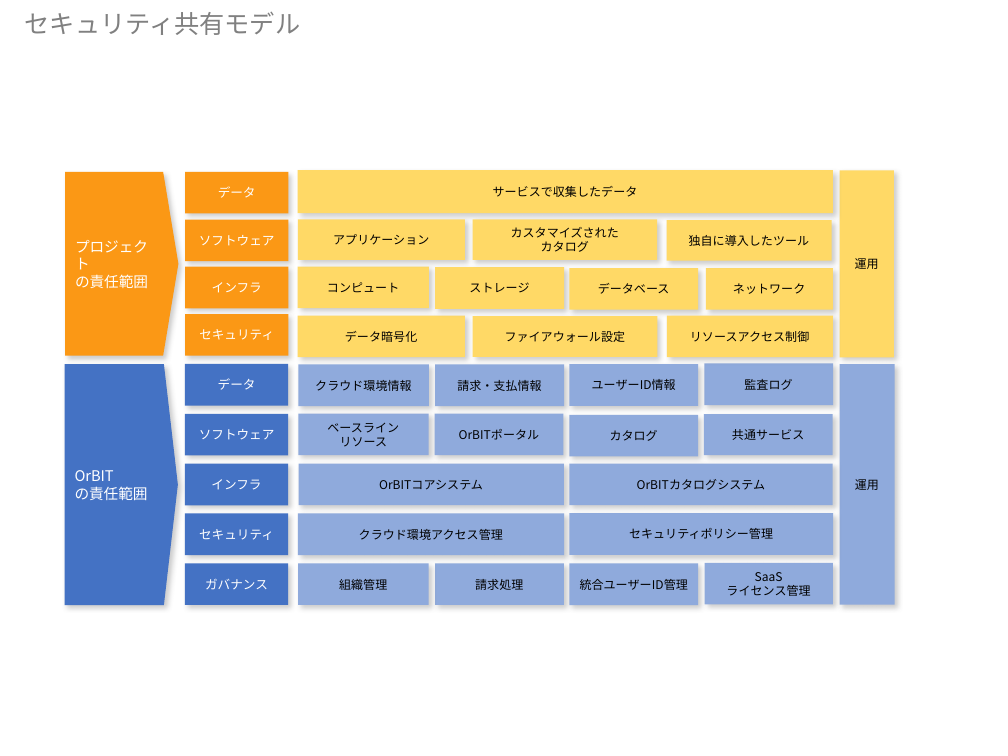
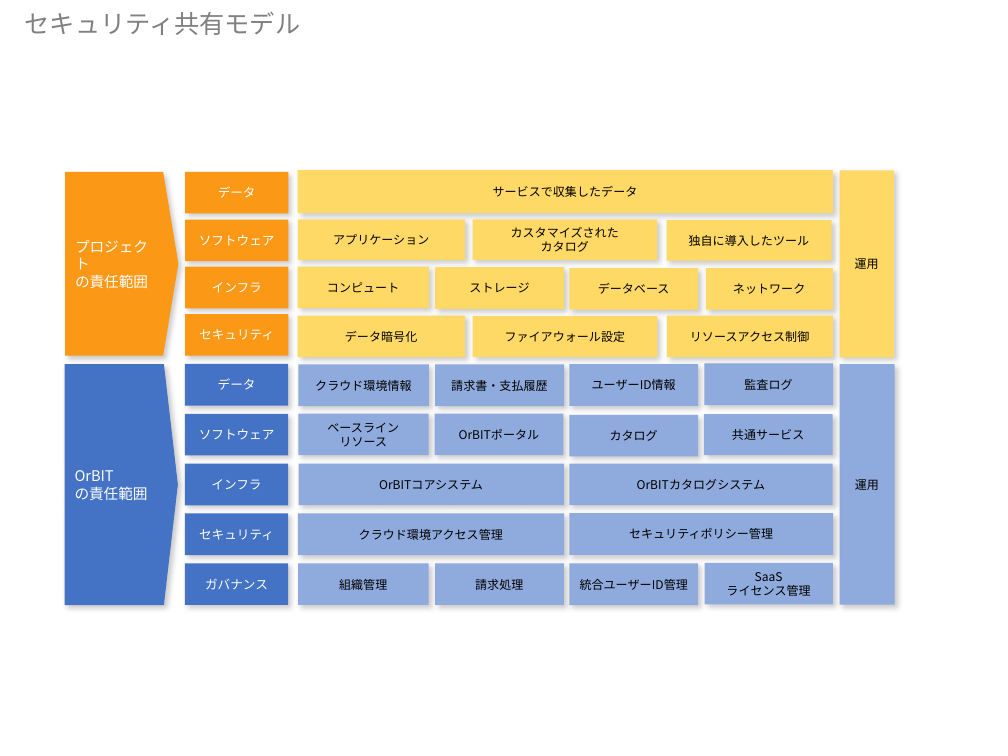
Before and after one commit to shimizu-jkc/orbit-portal-frontend, a slide deck: slide 4 of figure/orbit_figure.pptx. Drawn at 1008x756 pixels with LibreOffice and Linux fonts; fonts in the diff are those of the drawing. Boxes give left, top, right and bottom in pixels: in the first picture for what was removed or moved away, otherwise in the second. Text is boxed around its words. In the diff, an @@ line names an element or a change of style, - is before the commit and + after.

```diff
--- a/figure/orbit_figure.pptx
+++ b/figure/orbit_figure.pptx
@@ text in rectangle at bbox=[451, 380, 547, 391]: text changed @@
-請求・支払情報
+請求書・支払履歴
```
Also in this commit, not shown: 1 other slide changed, 15 other files.
